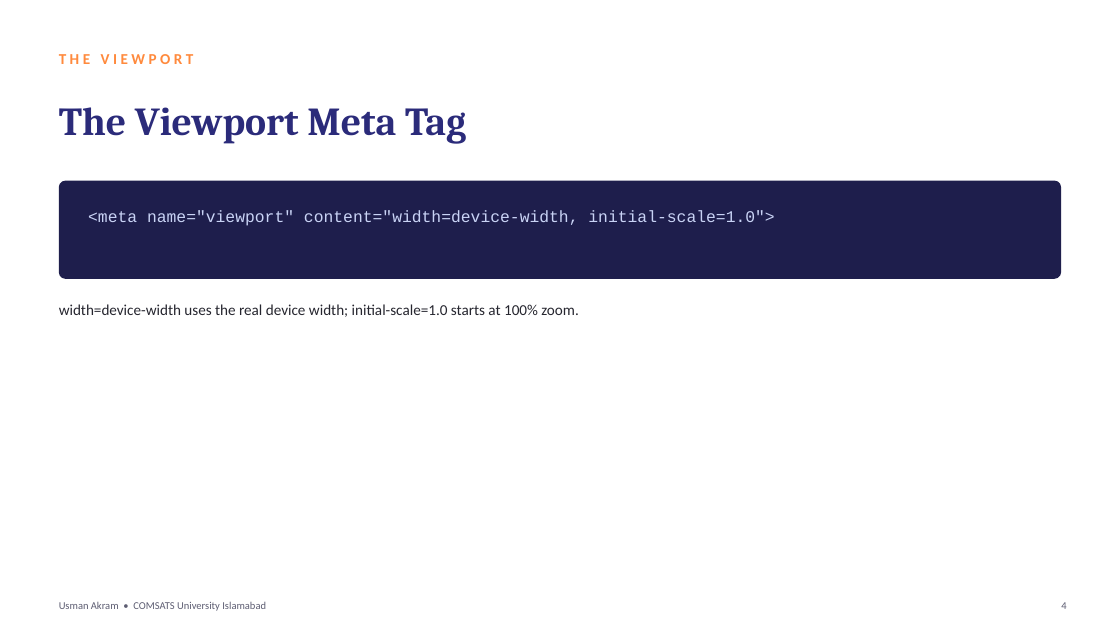
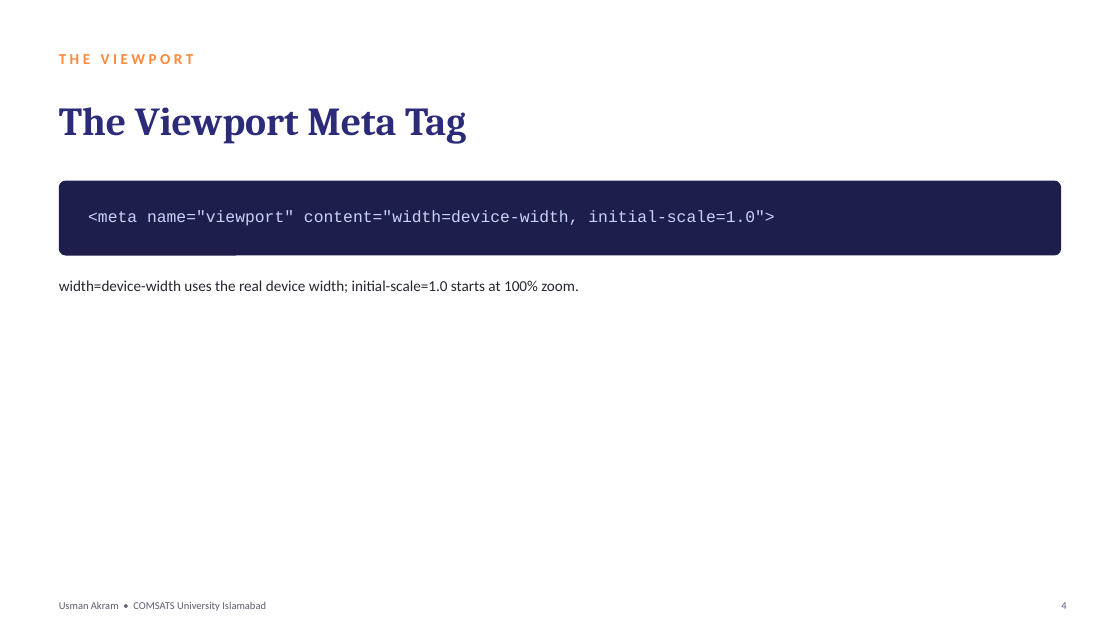
Before and after one commit to mua22/mern-web-book, a slide deck: slide 4 of slides/CSC336-Lecture-10-Responsive-Design-and-Frameworks.pptx. Drawn at 1120x630 pixels with LibreOffice and Linux fonts; fonts in the diff are those of the drawing. Boxes give left, top, right and bottom in pixels: in the first picture for what was removed or moved away, otherwise in the second. Text is boxed around its words. In the diff, an @@ line names an element or a change of style, - is before the commit and + after.

```diff
--- a/slides/CSC336-Lecture-10-Responsive-Design-and-Frameworks.pptx
+++ b/slides/CSC336-Lecture-10-Responsive-Design-and-Frameworks.pptx
@@ rounded rectangle: place and size @@
-rounded rectangle at (59, 181, 1061, 279)
+rounded rectangle at (59, 181, 1061, 255)
@@ rounded rectangle at (59, 181, 1061, 255): proportions changed @@
@@ text "width=device-width uses the real device ...": place and size @@
-text "width=device-width uses the real device ..." at (59, 304, 579, 317)
+text "width=device-width uses the real device ..." at (59, 280, 579, 293)
```
Also in this commit, not shown: 21 other slides changed, 2 slides added, 2 other files.
